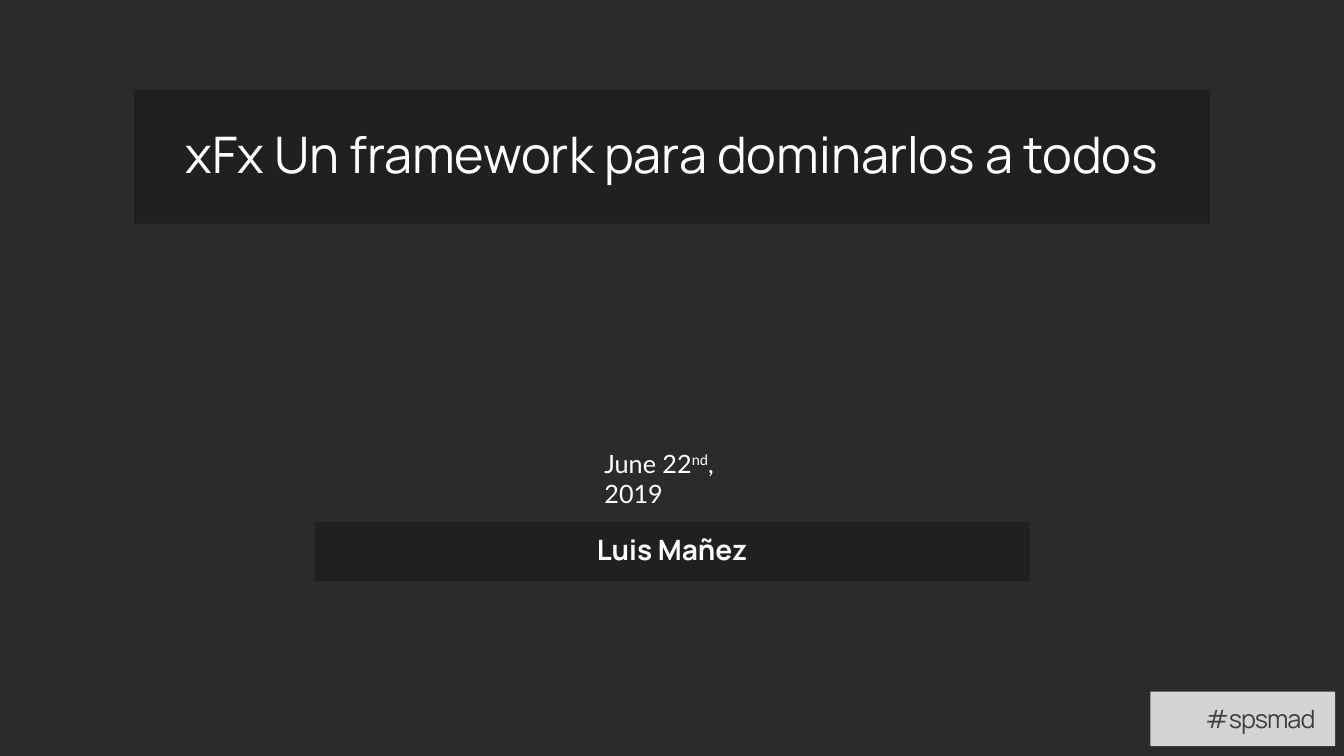
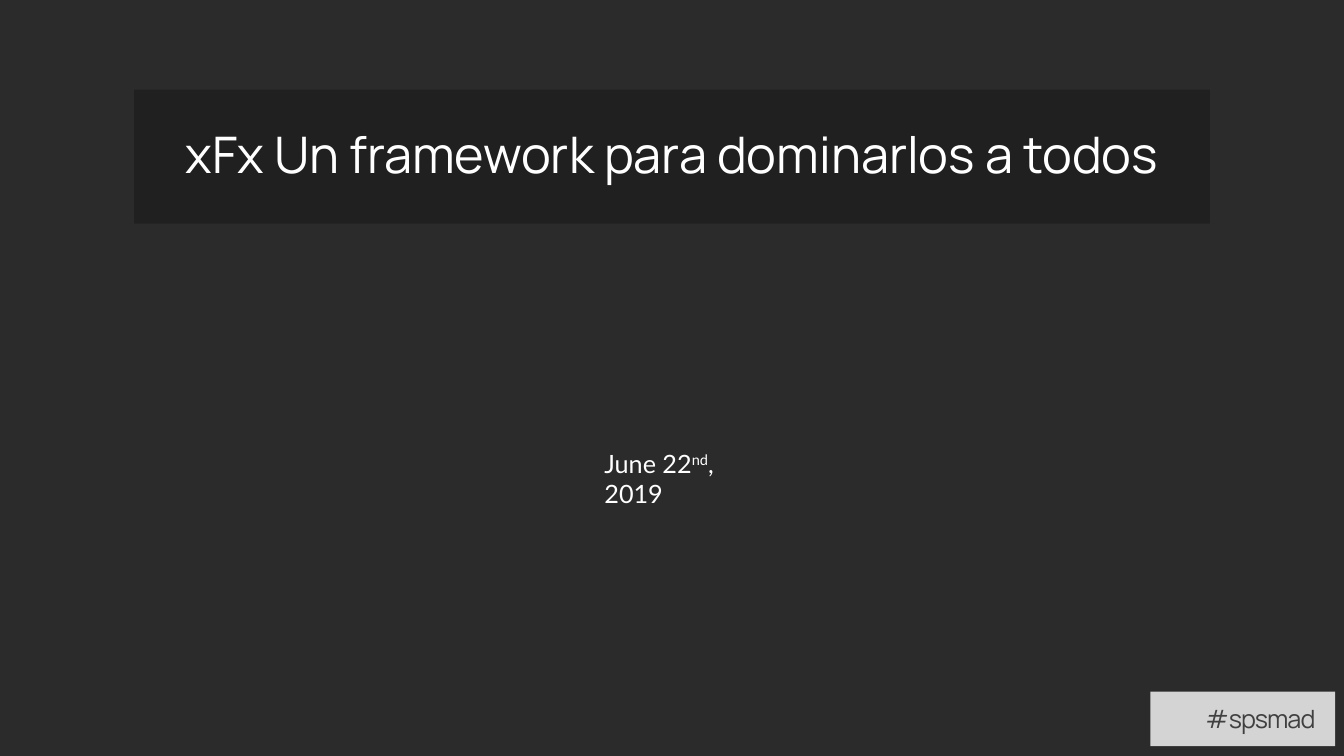
Before and after one commit to CompartiMOSS/SPS-Office-365-Saturday-Madrid-2019-WorkShop, a slide deck: slide 1 of spfx-teams-graph/xFx Framework para dominarlos a todos.pptx. Drawn at 1344x756 pixels with LibreOffice and Linux fonts; fonts in the diff are those of the drawing; background and template pictures are left out; a plain dark background stands for a picture behind light text. Boxes give left, top, right and bottom in pixels: in the first picture for what was removed or moved away, otherwise in the second. Text is boxed around its words. In the diff, an @@ line names an element or a change of style, - is before the commit and + after.

```diff
--- a/spfx-teams-graph/xFx Framework para dominarlos a todos.pptx
+++ b/spfx-teams-graph/xFx Framework para dominarlos a todos.pptx
@@ text removed at bbox=[315, 522, 1029, 582] @@
-Luis Mañez
```
Also in this commit, not shown: 1 other slide changed, 1 slide added.
